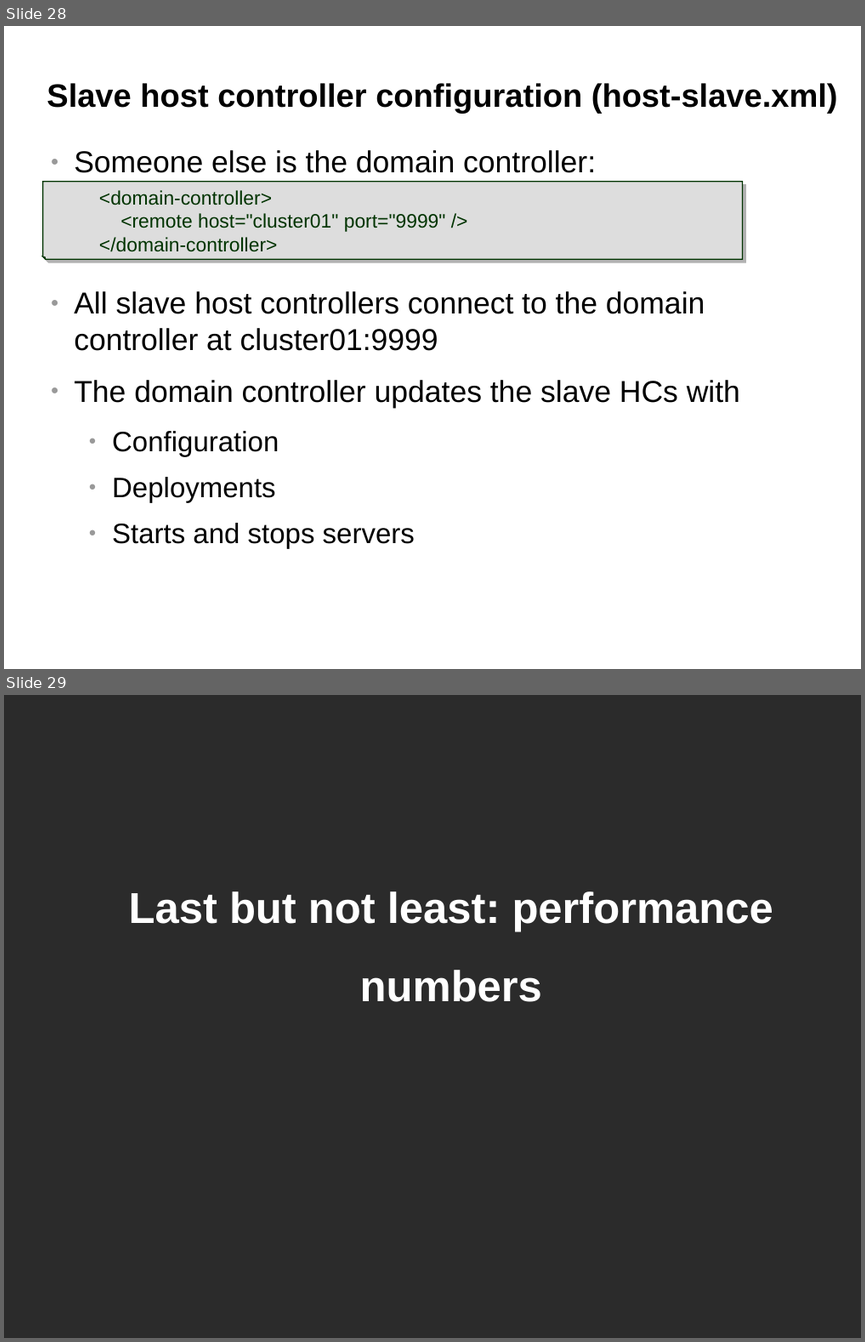
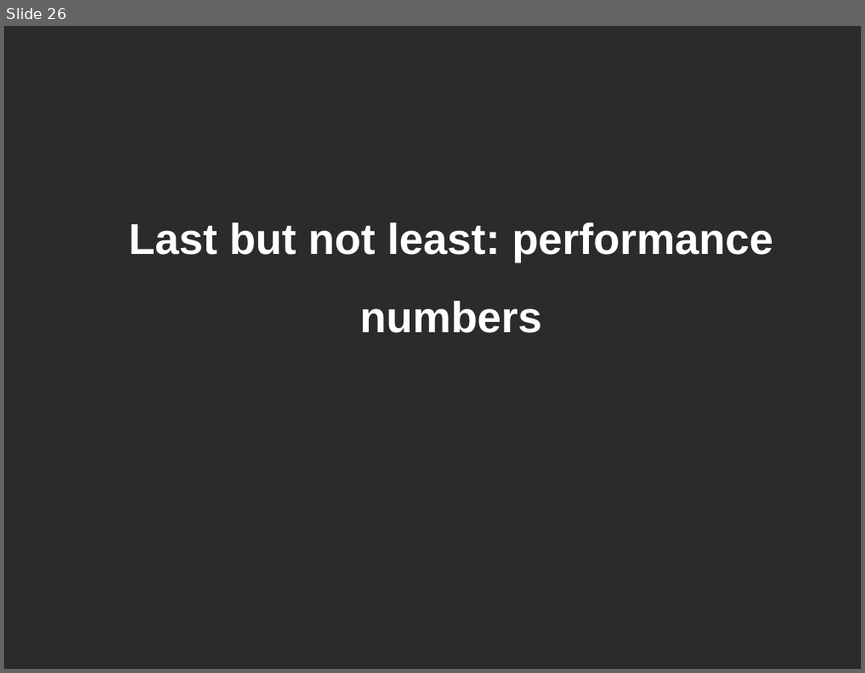
Before and after one commit to belaban/SessionPerf, a slide deck: docs/jbw2012.odp. Shown one above the other, each under a label of ours: slides 28 and 29 before the commit, slide 26 after it. The pictures are 865x1342 and 865x673 pixels, drawn with LibreOffice and Linux fonts; fonts in the diff are those of the drawing; background and template pictures are left out; a plain dark background stands for a picture behind light text. Boxes give left, top, right and bottom in pixels: in the first picture for what was removed or moved away, otherwise in the second. Text is boxed around its words. In the diff, an @@ line names an element or a change of style, - is before the commit and + after.

```diff
--- a/docs/jbw2012.odp
+++ b/docs/jbw2012.odp
@@ slide 28 removed at [4, 26, 861, 669], background #FFFFFF @@
@@ title removed at [46, 83, 838, 114] @@
-Slave host controller configuration (host-slave.xml)
@@ text removed at [74, 150, 596, 173] @@
-● Someone else is the domain controller:
@@ folded corner removed at [43, 182, 743, 259] @@
-<domain-controller>
-<remote host="cluster01" port="9999" />
-</domain-controller>
@@ text removed at [74, 291, 740, 548] @@
-● All slave host controllers connect to the domain controller at cluster01:9999
-● The domain controller updates the slave HCs with
-  ● Configuration
-  ● Deployments
-  ● Starts and stops servers
@@ what was slide 29 is now slide 26 @@
```
Also in this commit, not shown: 4 slides changed, 2 slides added, 4 other slides removed, 1 other file.
